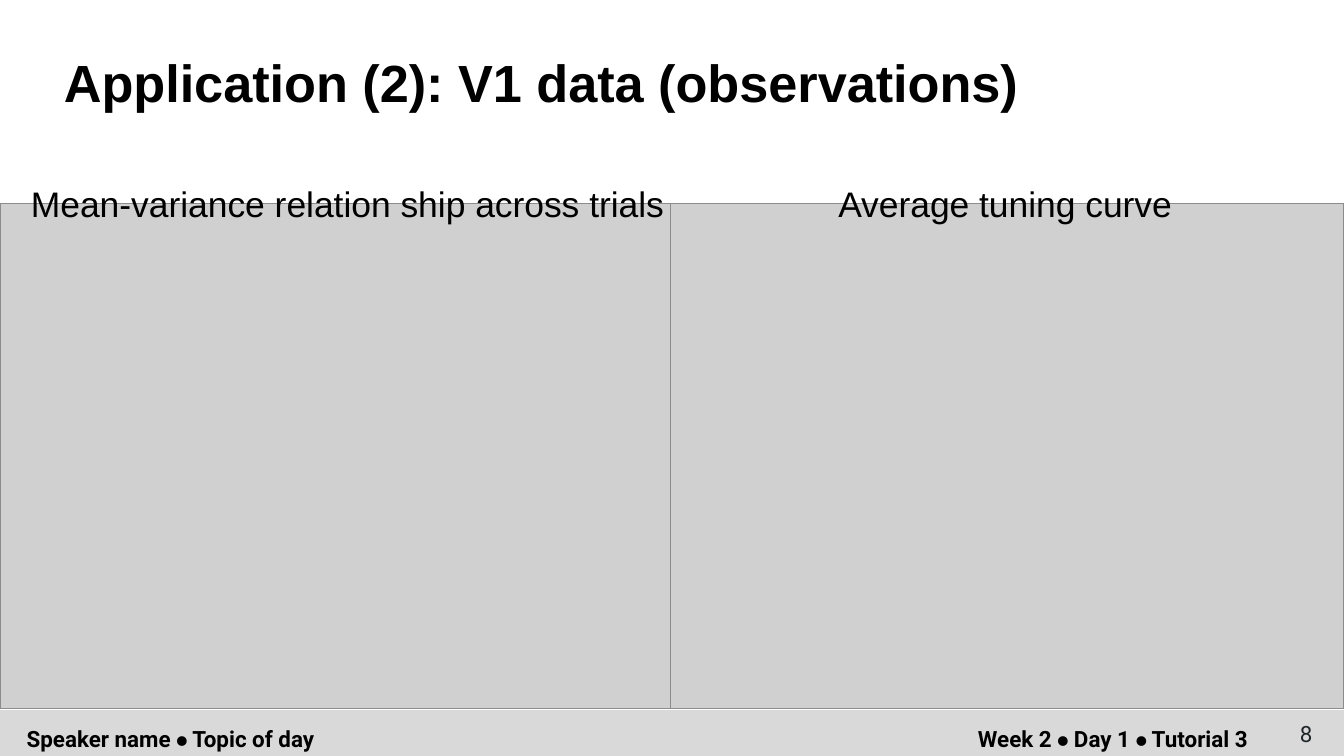
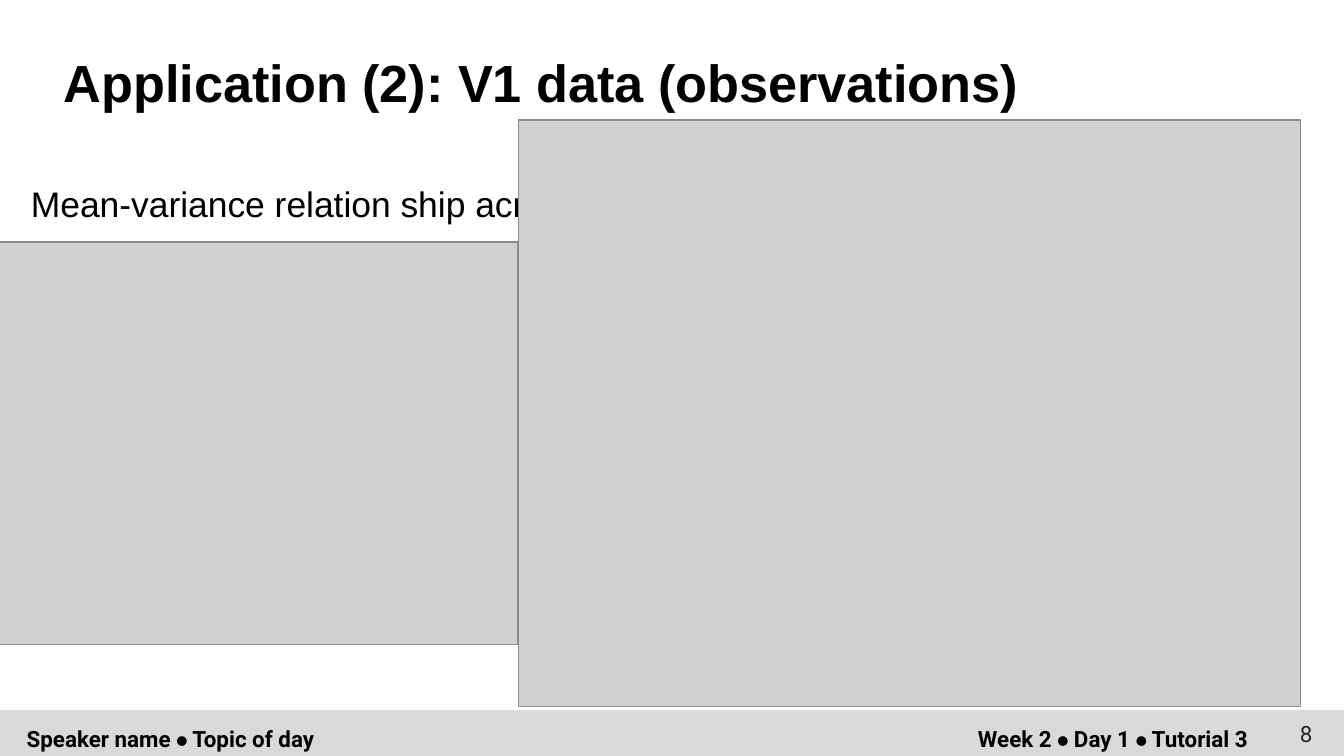
Before and after one commit to weigcdsb/COM_POISSON, a slide deck: slide 8 of documents/NMC/NMC4_splash_slide.pptx. Drawn at 1344x756 pixels with LibreOffice and Linux fonts; fonts in the diff are those of the drawing; grey boxes stand for pictures. Boxes give left, top, right and bottom in pixels: in the first picture for what was removed or moved away, otherwise in the second. Text is boxed around its words. In the diff, an @@ line names an element or a change of style, - is before the commit and + after.

```diff
--- a/documents/NMC/NMC4_splash_slide.pptx
+++ b/documents/NMC/NMC4_splash_slide.pptx
@@ picture: place and size @@
-picture at [671,204,1344,710]
+picture at [519,120,1301,706]
@@ text removed at [838,189,1172,224] @@
-Average tuning curve
@@ picture: place and size @@
-picture at [0,204,673,710]
+picture at [0,242,517,644]
```
Also in this commit, not shown: 2 other files.
